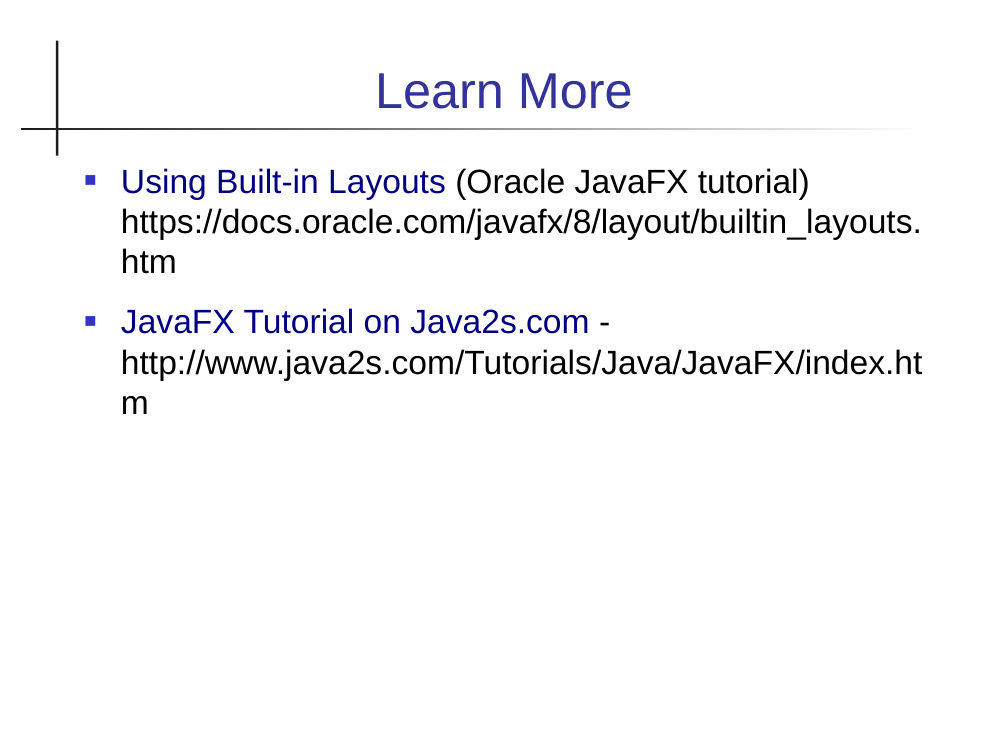
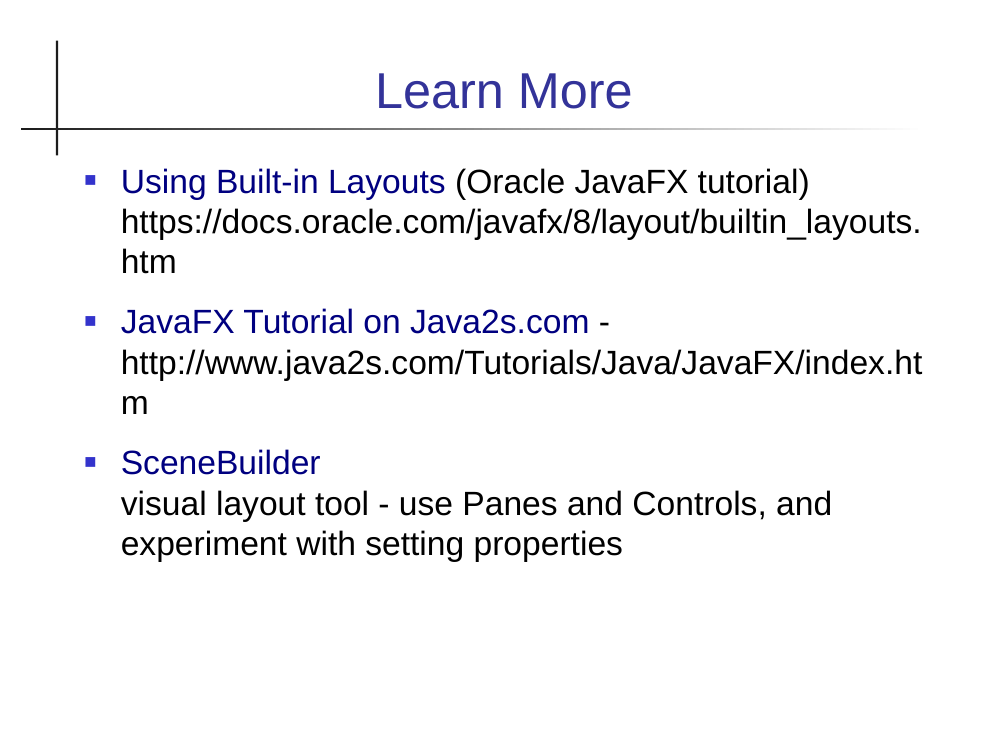
Before and after one commit to skeoop/skeoop.github.io, a slide deck: slide 19 of javafx/Layouts.ppt. Drawn at 1008x756 pixels with LibreOffice and Linux fonts; fonts in the diff are those of the drawing. Boxes give left, top, right and bottom in pixels: in the first picture for what was removed or moved away, otherwise in the second. Text is boxed around its words. In the diff, an @@ line names an element or a change of style, - is before the commit and + after.

Commit message:
fix wording in Layout slides

```diff
--- a/javafx/Layouts.ppt
+++ b/javafx/Layouts.ppt
@@ text at (121, 449, 832, 562): paragraph added @@
+■ SceneBuilder
+  visual layout tool - use Panes and Controls, and experiment with setting properties
```
Also in this commit, not shown: 13 other slides changed, 1 other file.
